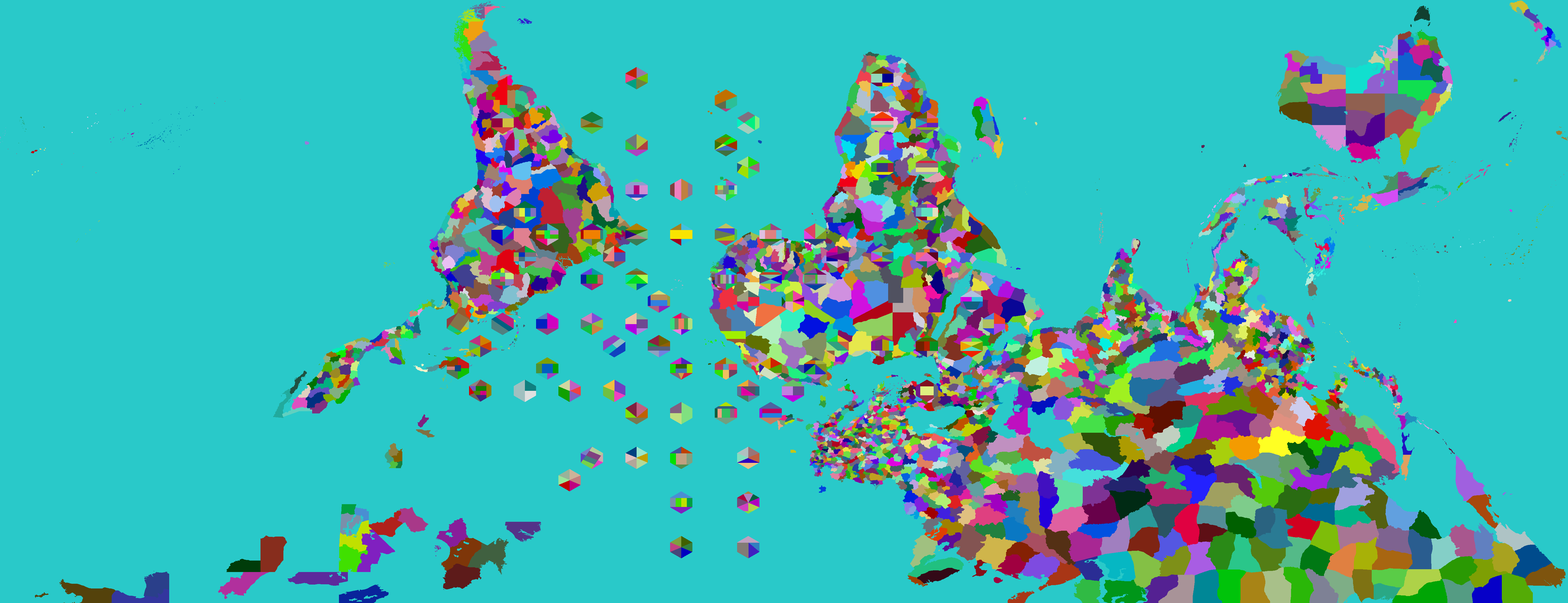
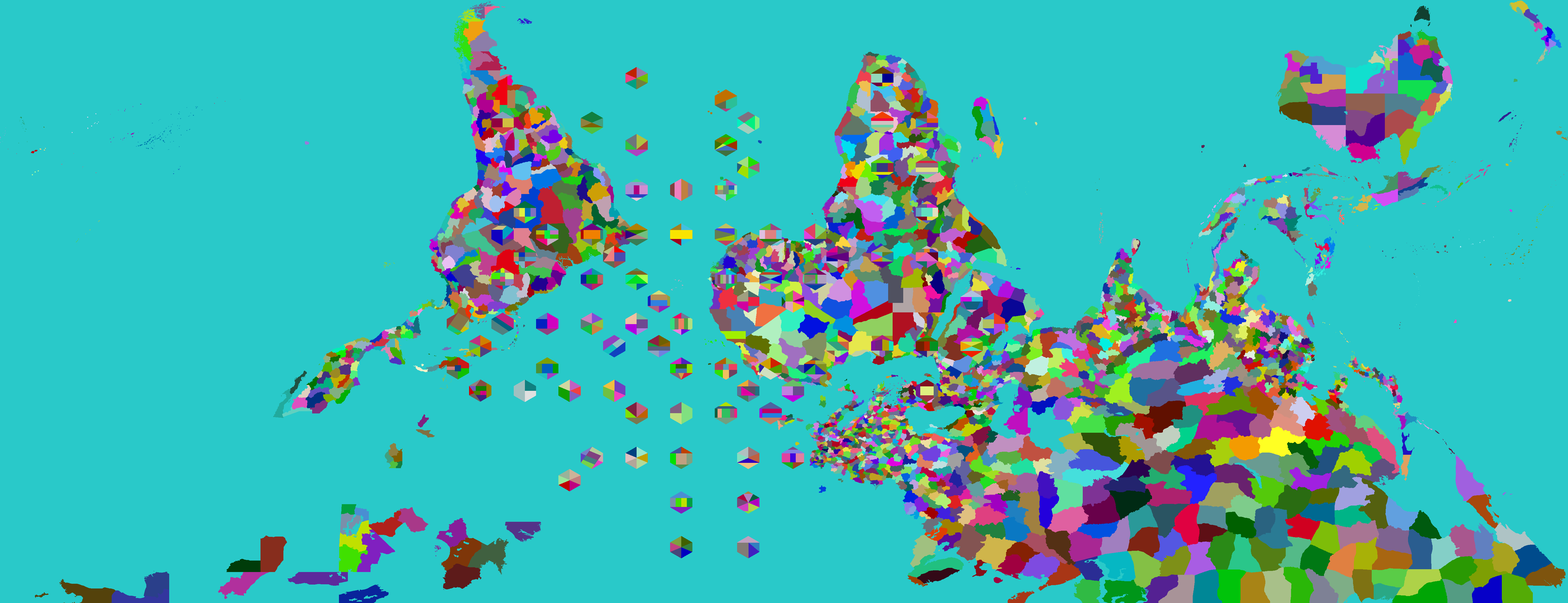
Comparing the layer stacks of the two 1568 x 603 images. Changes:
painted on "Provinces" over <box>781,441,852,481</box>
